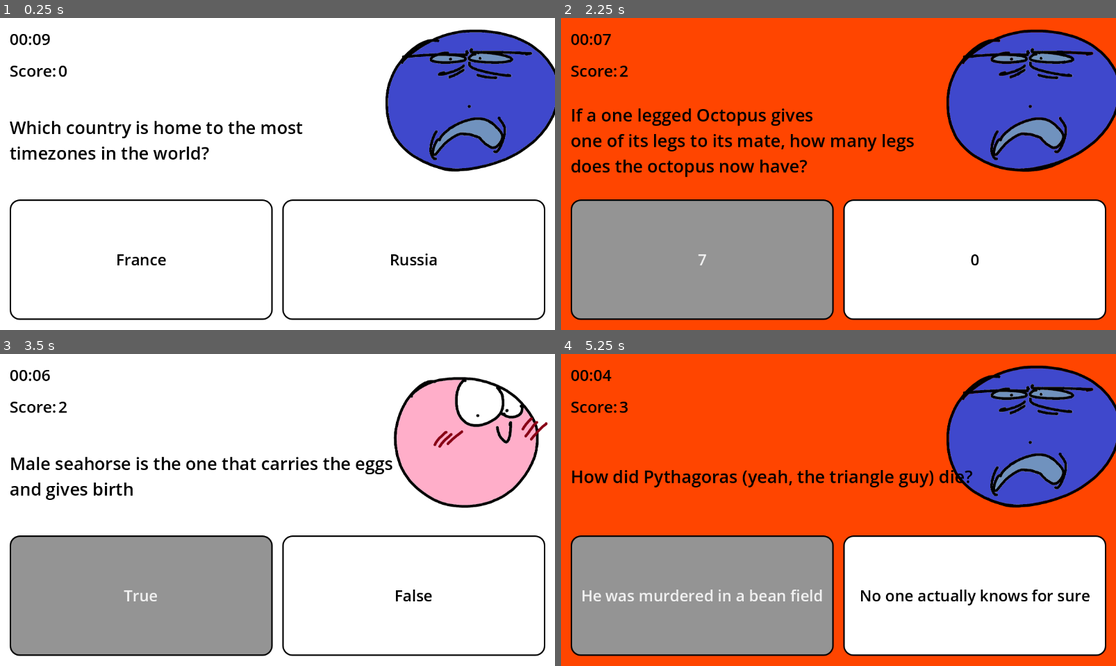
Above: before the commit, frames 1-4 (two rows, left to right).
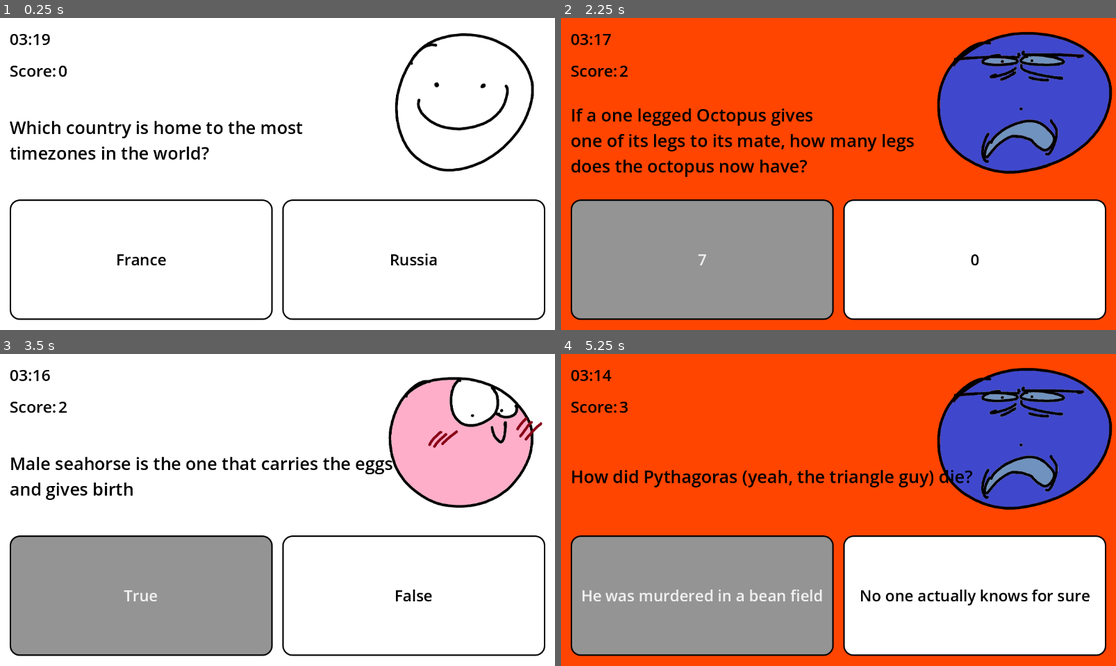
Above: after the commit, the same moments.

Repository: 2DPyramid/2D-Puzzle-Game_REPO
Game: Godot game, scene res://scenes/main.tscn
Same seed, same stepped clock (60 frames per second), same inputs: the game is played once before the commit and once after it.
Inputs:
- Up to frame 1 (0.25 s): no input
- Up to frame 2 (2.25 s): click "France" at 0.5 s; click "East River" at 1.25 s; click "7" at 2 s
- Up to frame 3 (3.5 s): click "a river" at 2.75 s
- Up to frame 4 (5.25 s): click "True" at 3.5 s; click "True, like other mammals, the…" at 4.25 s; click "He was murdered in a bean fie…" at 5 s

The runs differ from the first frame. In frame 1, 11% of the frame differs, in the area x 3-100%, y 3-50%; in frame 2, 4.3%; in frame 3, 2.5%; in frame 4, 4.2%.

Commit message:
Update main.tscn

Diff:
--- a/2dTriviaGame/scenes/main.tscn
+++ b/2dTriviaGame/scenes/main.tscn
@@ -88,7 +88,7 @@
 label_settings = SubResource("LabelSettings_0wfyh")
 
 [node name="Timer" type="Timer" parent="MarginContainer/VBoxContainer/timer" unique_id=1916004089]
-wait_time = 10.0
+wait_time = 200.0
 one_shot = true
 autostart = true
 
@@ -111,13 +111,14 @@
 theme_override_constants/separation = 10
 
 [node name="reaction" parent="MarginContainer/VBoxContainer/question" unique_id=54342535 instance=ExtResource("2_sugp2")]
-position = Vector2(956, 33)
+position = Vector2(945, 33)
 scale = Vector2(0.5, 0.5)
 animation = &"2"
 autoplay = "2"
 
 [node name="wrong_reaction" parent="MarginContainer/VBoxContainer/question" unique_id=1107030189 instance=ExtResource("2_sugp2")]
-position = Vector2(964, 25)
+visible = false
+position = Vector2(945, 30)
 scale = Vector2(0.5, 0.5)
 animation = &"0"
 autoplay = "0"
